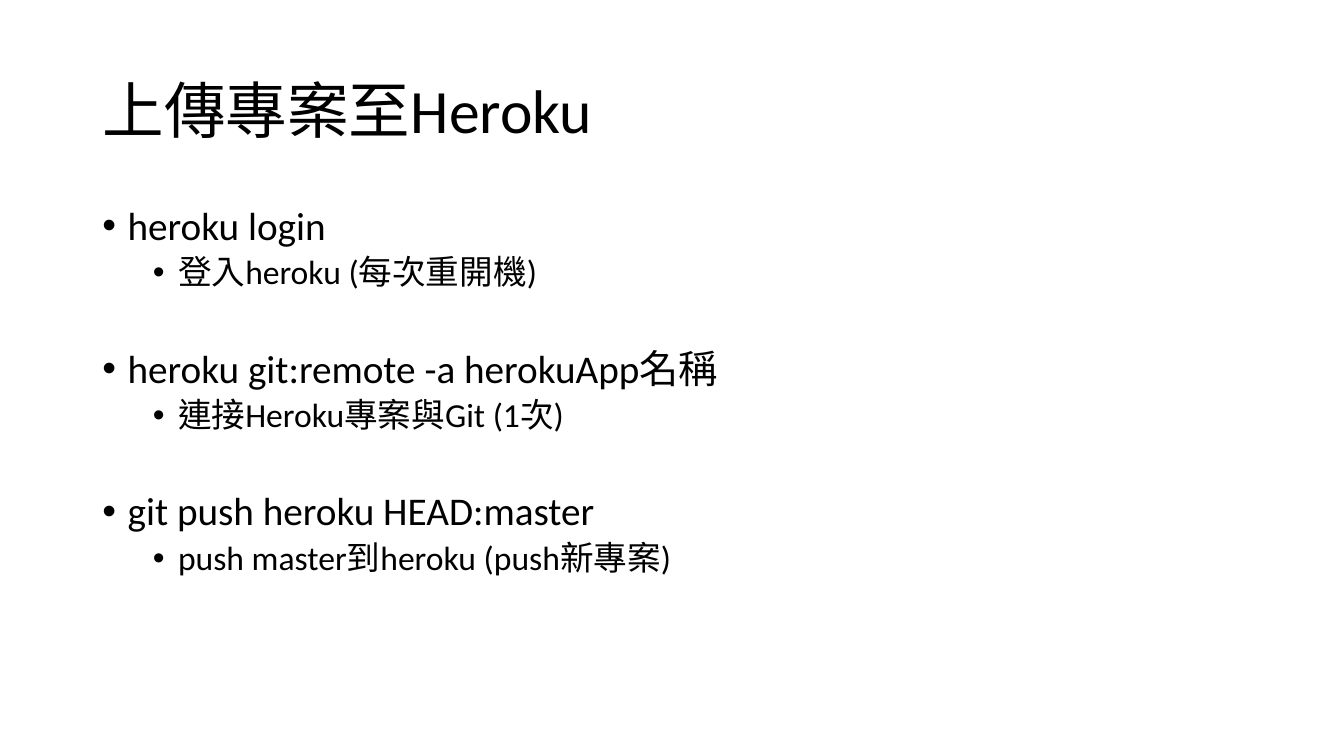
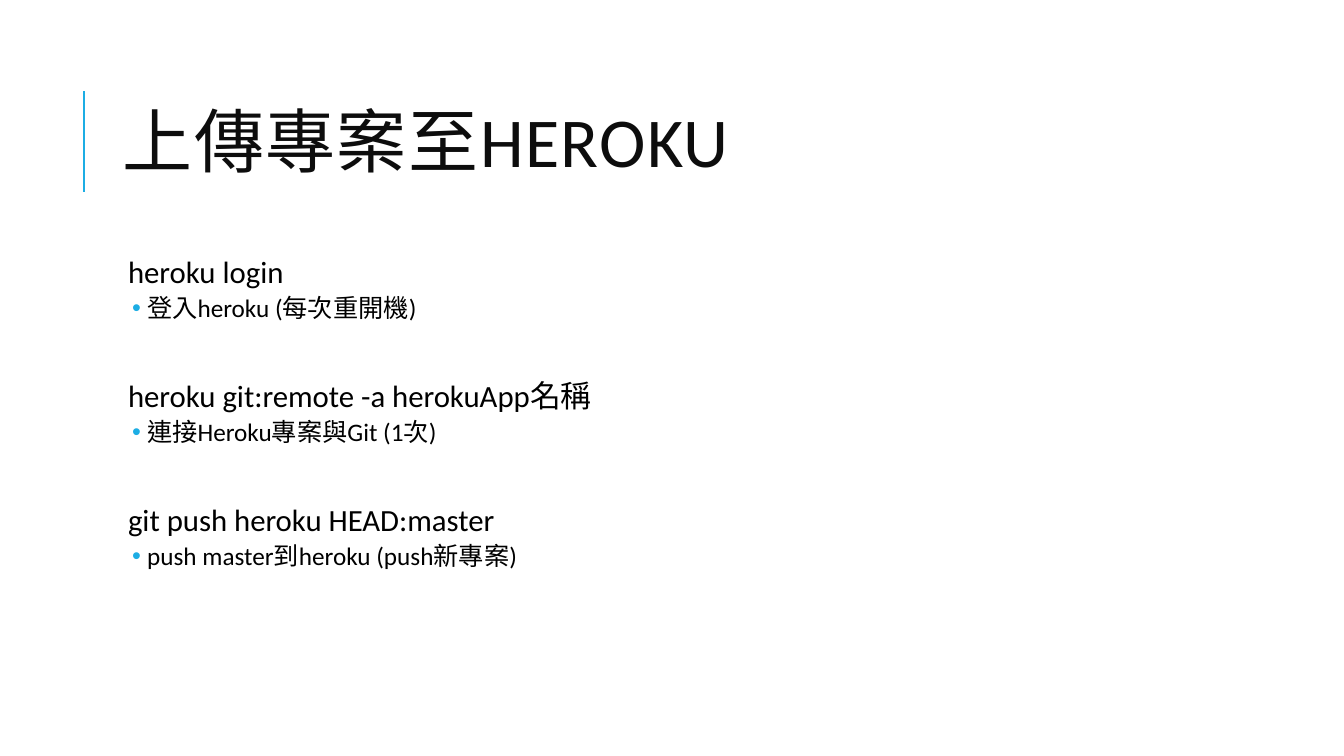
Before and after one commit to 106598065/ReactJSClass, a slide deck: slide 15 of React2627.pptx (slide 11 before the commit). Drawn at 1344x756 pixels with LibreOffice and Linux fonts; fonts in the diff are those of the drawing. Boxes give left, top, right and bottom in pixels: in the first picture for what was removed or moved away, otherwise in the second. Text is boxed around its words. In the diff, an @@ line names an element or a change of style, - is before the commit and + after.

```diff
--- a/React2627.pptx
+++ b/React2627.pptx
@@ line added from (84, 192) to (84, 91), #1CADE4 1.5 pt @@
@@ title at (x1=123, y1=108, x2=729, y2=173): text changed; size 44 to 50 pt; text colour #000000 to #0D0D0D @@
-上傳專案至Heroku
+上傳專案至HEROKU
@@ text "heroku login" moved from (x1=128, y1=212, x2=718, y2=576) to (x1=128, y1=261, x2=591, y2=569) @@
@@ text "heroku login" at (x1=128, y1=261, x2=591, y2=569): size 28 to 22 pt in "heroku login", "heroku git:remote -a herokuApp名稱", "git push heroku HEAD:master"; size 24 to 18 pt in "登入heroku (每次重開機)", "連接Heroku專案與Git (1次)", "push master到heroku (push新專案)"; bullet • to  ; more space between paragraphs; indent changed @@
```
Also in this commit, not shown: 9 other slides changed, 7 slides added, 3 slides removed.
